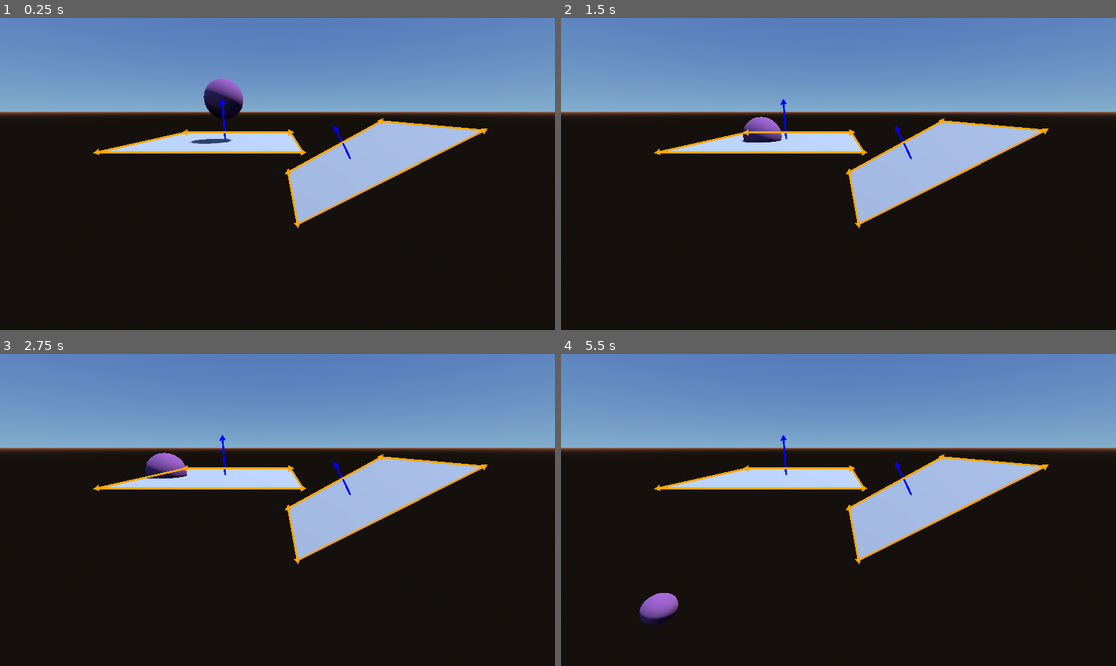
Above: before the commit, frames 1-4 (two rows, left to right).
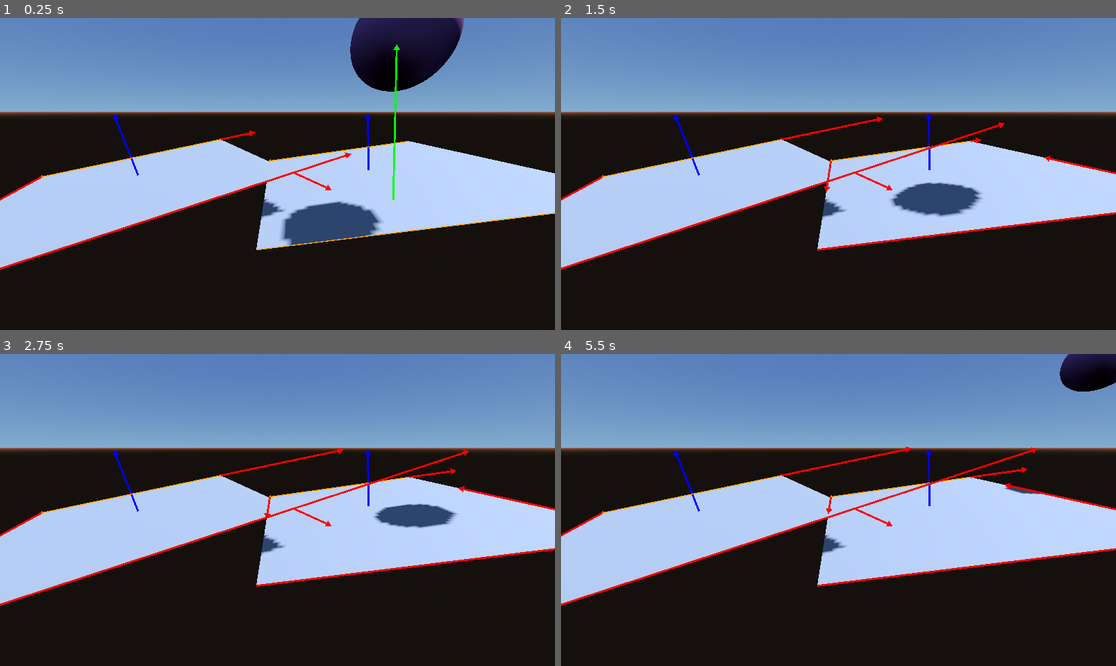
Above: after the commit, the same moments.

Repository: svdragster/Godot-Verlet-Solver
Game: Godot game, scene res://example/3d/Example3D_1.tscn
The game is run twice, just before and just after one commit, with the same random seed, the same clock (stepped at 60 frames per second) and the same inputs. This scene is started directly instead of the project's main scene.
Inputs (mouse positions are in pixels of both pictures, inside the frame that each line leads up to):
- Up to frame 1 (0.25 s): no input
- Up to frame 2 (1.5 s): tap Enter (toggle_simulation) at 0.5 s; move the mouse to (960, 158) at 0.52 s; hold S (cam_back) 0.53-1.28 s; move the mouse to (727, 189) at 1.27 s; tap Shift (cam_fast) at 1.35 s
- Up to frame 3 (2.75 s): move the mouse to (333, 441) at 2.02 s; hold W (cam_forward) from 2.03 s (still down)
- Up to frame 4 (5.5 s): move the mouse to (810, 572) at 2.77 s; release W (cam_forward) at 2.78 s; tap A (cam_left) at 2.85 s; move the mouse to (1005, 556) at 3.52 s; hold Right mouse button (cam_move) 3.53-4.28 s; move the mouse to (672, 463) at 4.27 s; tap D (cam_right) at 4.35 s; move the mouse to (866, 510) at 5.02 s; tap Space (next_step) at 5.1 s

The runs differ from the first frame. In frame 1, 28% of the frame differs, in the area x 0-100%, y 0-81%; in frame 2, 24%; in frame 3, 24%; in frame 4, 25%.

Commit message:
rewrite plane collisions

Diff:
--- a/example/3d/DebugDraw.gd
+++ b/example/3d/DebugDraw.gd
@@ -2,6 +2,7 @@
 
 @onready var camera : Camera3D = get_parent()
 var debug_vectors : Array = []
+var single_debug_vectors : Array = []
 
 class Vector:
 	var from : Vector3
@@ -47,6 +48,9 @@
 func _draw():
 	for vector in debug_vectors:
 		vector.draw(self, camera)
+	for vector in single_debug_vectors:
+		vector.draw(self, camera)
+	single_debug_vectors.clear()
 
 func draw_triangle(pos, dir, size, color):
 	var a = pos + dir * size
@@ -55,8 +59,11 @@
 	var points = PackedVector2Array([a, b, c])
 	draw_polygon(points, PackedColorArray([color]))
 
-func add_vector(from, to, width, color):
-	debug_vectors.append(Vector.new(from, to, width, color))
+func add_vector(from, to, width, color, once=false):
+	if once:
+		single_debug_vectors.append(Vector.new(from, to, width, color))
+	else:
+		debug_vectors.append(Vector.new(from, to, width, color))
 
 func add_vector_object(object, property, scale, width, color):
 	debug_vectors.append(VectorObject.new(object, property, scale, width, color))
--- a/example/3d/Example3D_1.gd
+++ b/example/3d/Example3D_1.gd
@@ -11,4 +11,4 @@
 		var sphere = preload("res://verlet3d/shapes/verlet_sphere_3d.tscn").instantiate()
 		sphere.position = Vector3(0, 4, 0)
 		$VerletSolver3D.add_child(sphere)
-	$VerletSolver3D/VerletSphere3D2.acceleration = Vector3(-1, 0, 0)
+	#$VerletSolver3D/VerletSphere3D2.acceleration = Vector3(-1, 0, 0)
--- a/example/3d/Example3D_1.tscn
+++ b/example/3d/Example3D_1.tscn
@@ -24,20 +24,22 @@
 script = ExtResource("1_6jre3")
 
 [node name="DebugCamera3D" parent="." instance=ExtResource("5_6k03g")]
-transform = Transform3D(1, 0, 0, 0, 0.956565, 0.29152, 0, -0.29152, 0.956565, 1.50778, 4.25912, 5.90612)
+transform = Transform3D(1, 0, 0, 0, 0.956565, 0.29152, 0, -0.29152, 0.956565, -1.75987, 3.37685, 3.78205)
 
 [node name="VerletSolver3D" parent="." instance=ExtResource("1_ovomk")]
+gravity = Vector3(0, -1, 0)
 
 [node name="VerletSphere3D2" parent="VerletSolver3D" instance=ExtResource("2_alocn")]
-transform = Transform3D(1, 0, 0, 0, 1, 0, 0, 0, 1, 0.129599, 4.89755, 0.221587)
+transform = Transform3D(1, 0, 0, 0, 1, 0, 0, 0, 1, -1.08994, 2.83392, 1.65414)
 
 [node name="VerletPlane3D" parent="VerletSolver3D" instance=ExtResource("4_3j2pk")]
-transform = Transform3D(2, 0, 0, 0, 2, 0, 0, 0, 2, 0, 3.50988, 0)
+transform = Transform3D(1.97946, -0.285879, 0, 0.285879, 1.97946, 0, 0, 0, 2, 0, 2.3, 0)
 rotation_edit_mode = 2
 is_static = true
 
 [node name="VerletPlane3D2" parent="VerletSolver3D" instance=ExtResource("4_3j2pk")]
-transform = Transform3D(1.73174, -0.500272, 0, 1.00054, 0.865868, 0, 0, 0, 2, 3.67325, 2.92588, 0)
+transform = Transform3D(1.73376, -0.250395, 0.965067, 0.285879, 1.97946, 7.05735e-09, -0.955155, 0.137946, 1.75175, -4.23894, 2.3, 0.326569)
+rotation_edit_mode = 2
 is_static = true
 
 [node name="DirectionalLight3D" type="DirectionalLight3D" parent="."]
--- a/verlet3d/collisions/verlet_collision_solver_3d.gd
+++ b/verlet3d/collisions/verlet_collision_solver_3d.gd
@@ -1,6 +1,8 @@
 extends Node3D
 
 class_name VerletCollisionSolver3D
+
+var debug_draw
 
 var collisions := []
 var vectors := []
@@ -76,48 +78,56 @@
 
 func solve_collision_plane_sphere(plane : VerletPlane3D, sphere : VerletSphere3D, sphere_shape : SphereShape3D) -> void:
 	var origin_to_sphere : Vector3 = sphere.position - plane.position
-	var plane_normal : Vector3 = plane.basis.y
-	var normal_scale = origin_to_sphere.dot(plane_normal)
+	var plane_normal : Vector3 = plane.basis.y.normalized()
 
-	# only check for collision when above plane
-	if normal_scale >= 0.0 or true:
-		var plane_normal_scaled = plane_normal * normal_scale
-		var plane_normal_scaled_length = plane_normal_scaled.length_squared()
-		var radius_squared = sphere_shape.radius * sphere_shape.radius
-		var diff = plane_normal_scaled_length - radius_squared
-		if diff <= 0:
-			var contact_position = (sphere.position - plane_normal_scaled)
-			var contact_position_plane = plane.position - contact_position
+	var sphere_distance_to_plane : float = origin_to_sphere.dot(plane_normal)
 
-			if abs(contact_position_plane.x) <= plane.scale.x and abs(contact_position_plane.y) <= plane.scale.y and abs(contact_position_plane.z) <= plane.scale.z:
-				sphere.position += plane_normal * abs(diff) * 0.04
+	var contact_vector : Vector3  = plane_normal * sphere_distance_to_plane
+	var plane_contact_position : Vector3  = sphere.position - contact_vector
+
+	var plane_local_contact_position : Vector3 = plane_contact_position - plane.position
+
+	if abs(plane_local_contact_position.x) > plane.scale.x or abs(plane_local_contact_position.z) > plane.scale.z:
+		# We are outside of the planes bounds. Let's check for collisions with the edges of the plane
+
+		var edges = [
+			[plane.position + plane.basis.x + plane.basis.z, plane.position + plane.basis.x - plane.basis.z], # positive x edge of plane
+			[plane.position - plane.basis.x - plane.basis.z, plane.position - plane.basis.x + plane.basis.z], # negative x edge of plane
+			[plane.position + plane.basis.z - plane.basis.x, plane.position + plane.basis.z + plane.basis.x], # positive z edge of plane
+			[plane.position - plane.basis.z + plane.basis.x, plane.position - plane.basis.z - plane.basis.x], # negative z edge of plane
+		]
+		for edge in edges:
+			var edge_a : Vector3 = edge[0]
+			var edge_b : Vector3  = edge[1]
+			var edge_direction : Vector3  = (edge_b - edge_a).normalized()
+			var edge_to_sphere : Vector3  = sphere.position - edge_a
+
+			var edge_scale : float = edge_to_sphere.dot(edge_direction)
+			debug_draw.add_vector(edge_a, edge_a + edge_direction * edge_scale, 4, Color.RED, true)
+
+			var edge_scaled : Vector3 = (edge_a + edge_direction * edge_scale)
+
+			var sphere_to_edge_contact : Vector3 = sphere.position - edge_scaled
+			var sphere_to_edge_contact_distance : float = sphere_to_edge_contact.length_squared()
+			var edge_contact_distance_squared : float = sphere_to_edge_contact_distance - sphere_shape.radius * sphere_shape.radius
+			if edge_contact_distance_squared <= 0:
+				debug_draw.add_vector(edge_a + edge_direction * edge_scale, sphere.position, 4, Color.RED, true)
+				sphere.position += sphere_to_edge_contact.normalized() * sqrt(abs(edge_contact_distance_squared)) * 0.02
 				sphere.friction = 0.98
-			else:
 
-				#if abs(contact_position_plane.x) > plane.scale.x and abs(contact_position_plane.x) < plane.scale.x + sphere_shape.radius:
+	else:
+		# We are inside of the planes bounds. Check if the sphere is close enough to the plane
+		var contact_distance_squared : float = contact_vector.length_squared() - sphere_shape.radius * sphere_shape.radius
+		if contact_distance_squared <= 0:
+			# Collision
+			debug_draw.add_vector(plane_contact_position, sphere.position, 4, Color.RED, true)
+			sphere.position += plane_normal * sqrt(abs(contact_distance_squared)) * 0.02
+			sphere.friction = 0.98
+		else:
+			# No collision
+			pass
+			debug_draw.add_vector(plane_contact_position, sphere.position, 4, Color.GREEN, true)
 
-				if abs(contact_position.x) > plane.scale.x:
-					contact_position.x = sign(contact_position.x) * plane.scale.x
-				contact_position_plane = plane.position - contact_position
-
-				var diff_x = (sphere.position - contact_position_plane).length()
-				print(plane.name, "  ", contact_position_plane, " ", )
-				if diff_x <= sphere_shape.radius:
-					sphere.position += (sphere.position - contact_position_plane).normalized() * diff_x * 0.001
-					sphere.friction = 0.98
-
-
-			#var plane_x : Vector3 = plane.basis.x
-			#var plane_z : Vector3 = plane.basis.z
-			#print(origin_to_sphere.dot(plane_x), " ", origin_to_sphere.dot(plane_z))
-	#
-	#print("collision_vector: ", collision_vector, "  plane_normal_scaled: ", plane_normal_scaled)
-	#var plane_rotation : Vector3 = Vector3(1, 0, 1)
-	#var angle : float = origin_to_sphere.angle_to(plane_rotation)
-	#var alpha := 2.0*PI - ((PI/2.0) + angle)
-
-	#var b = cos(alpha) * origin_to_sphere
-	#print("origin_to_sphere: ", origin_to_sphere, "   angle: ", angle, "  b: ", b)
 
 
 func solve_collision_sphere_box(object_sphere : VerletObject3D, object_box : VerletObject3D, sphere : SphereShape3D, box : BoxShape3D) -> void:
--- a/verlet3d/shapes/verlet_plane_3d.gd
+++ b/verlet3d/shapes/verlet_plane_3d.gd
@@ -11,12 +11,12 @@
 	get_node("/root/Example3D_1/DebugCamera3D/DebugDraw").add_vector(position, position + basis.y.normalized(), 4, Color.BLUE)
 
 	# x Edges of this plane
-	get_node("/root/Example3D_1/DebugCamera3D/DebugDraw").add_vector(position + basis.x + basis.z, position + basis.x - basis.z, 4, Color.ORANGE)
-	get_node("/root/Example3D_1/DebugCamera3D/DebugDraw").add_vector(position - basis.x - basis.z, position - basis.x + basis.z, 4, Color.ORANGE)
+	#get_node("/root/Example3D_1/DebugCamera3D/DebugDraw").add_vector(position + basis.x + basis.z, position + basis.x - basis.z, 2, Color.ORANGE_RED)
+	#get_node("/root/Example3D_1/DebugCamera3D/DebugDraw").add_vector(position - basis.x - basis.z, position - basis.x + basis.z, 2, Color.ORANGE)
 
 	# z Edges of this plane
-	get_node("/root/Example3D_1/DebugCamera3D/DebugDraw").add_vector(position + basis.z - basis.x, position + basis.z + basis.x, 4, Color.ORANGE)
-	get_node("/root/Example3D_1/DebugCamera3D/DebugDraw").add_vector(position - basis.z + basis.x, position - basis.z - basis.x, 4, Color.ORANGE)
+	get_node("/root/Example3D_1/DebugCamera3D/DebugDraw").add_vector(position + basis.z - basis.x, position + basis.z + basis.x, 2, Color.ORANGE)
+	get_node("/root/Example3D_1/DebugCamera3D/DebugDraw").add_vector(position - basis.z + basis.x, position - basis.z - basis.x, 2, Color.ORANGE)
 
 
 func update(delta : float) -> void:
--- a/verlet3d/verlet_solver_3d.gd
+++ b/verlet3d/verlet_solver_3d.gd
@@ -10,6 +10,7 @@
 var constraint_list := []
 
 func _ready() -> void:
+	collision_solver.debug_draw = get_node("/root/Example3D_1/DebugCamera3D/DebugDraw")
 	set_physics_process(true)
 
 func _physics_process(delta : float) -> void:
